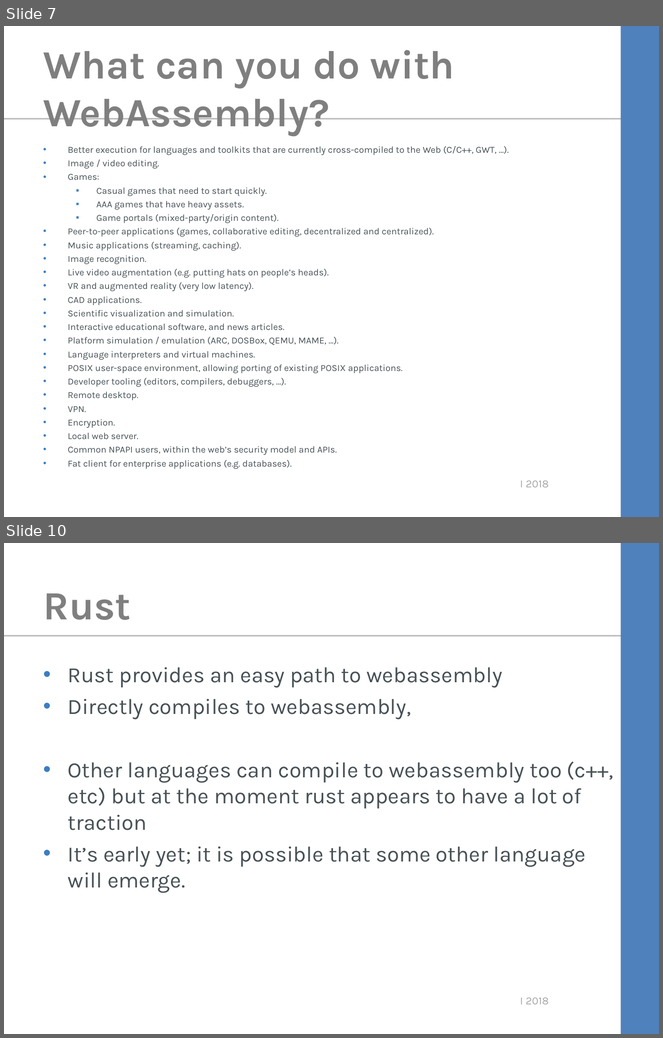
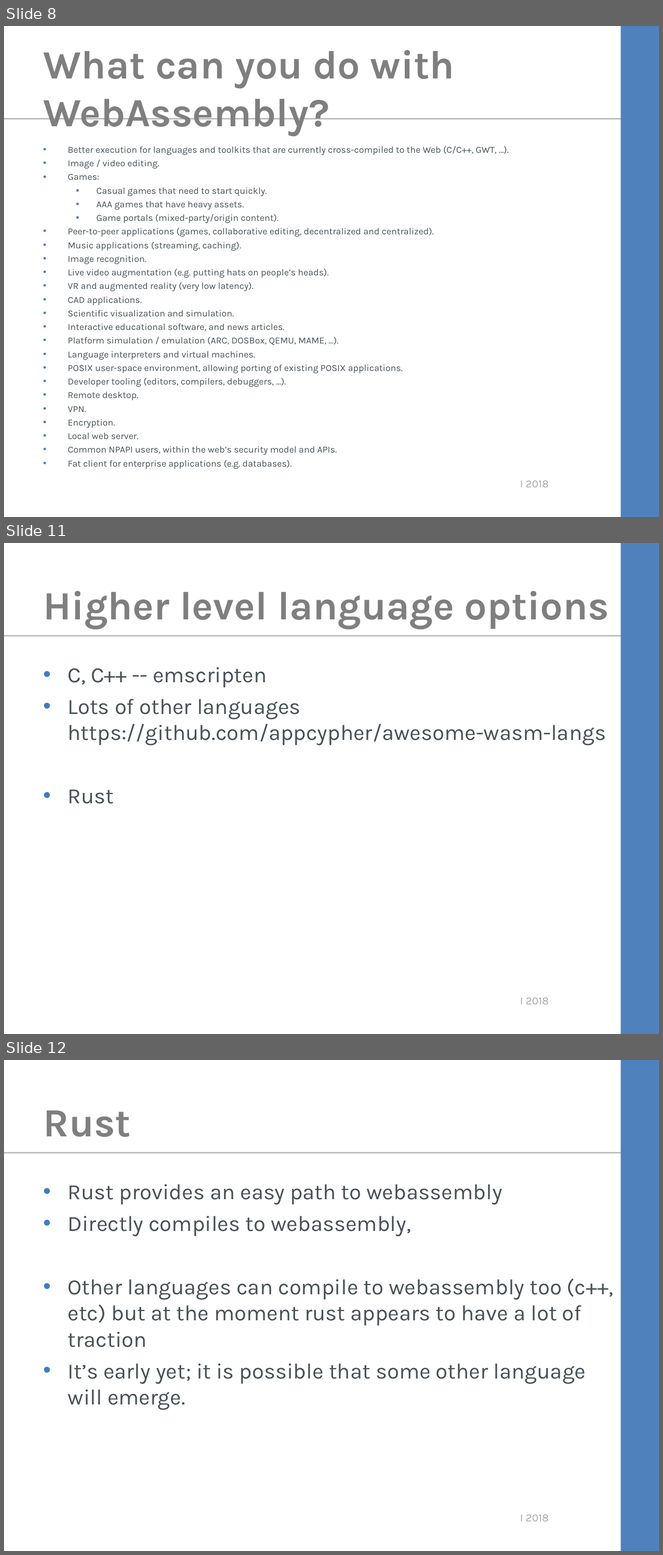
Before and after one commit to kimtuck/WebAssembly, a slide deck: webassembly.ppt. Shown one above the other, each under a label of ours: slides 7 and 10 before the commit, slides 8, 11 and 12 after it; the slides between them are not shown. The pictures are 663x1038 and 663x1555 pixels, drawn with LibreOffice and Linux fonts; fonts in the diff are those of the drawing; background and template pictures are left out. Boxes give left, top, right and bottom in pixels: in the first picture for what was removed or moved away, otherwise in the second. Text is boxed around its words. In the diff, an @@ line names an element or a change of style, - is before the commit and + after.

```diff
--- a/webassembly.ppt
+++ b/webassembly.ppt
@@ slide 11 added at (4, 543, 659, 1034), background #FFFFFF; not listed: 3 template elements that a slide beside it also shows @@
@@ title added at (44, 591, 609, 629), 44 pt, text #7F7F7F, bold @@
+Higher level language options
@@ text added at (68, 667, 607, 804), 24 pt, text #465055 @@
+• C, C++ -- emscripten
+• Lots of other languages https://github.com/appcypher/awesome-wasm-langs
+• Rust
@@ what was slide 7 is now slide 8 @@
@@ what was slide 10 is now slide 12 @@
```
Also in this commit, not shown: 5 slides changed, 6 other slides added, 7 slides removed, 3 other files.
